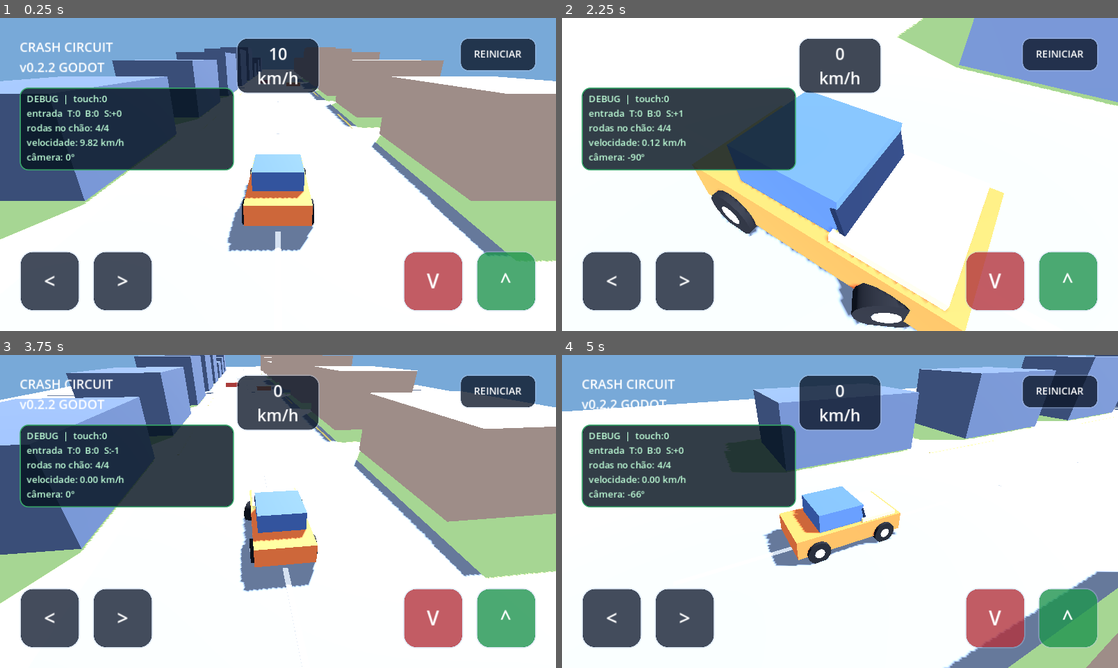
Above: before the commit, frames 1-4 (two rows, left to right).
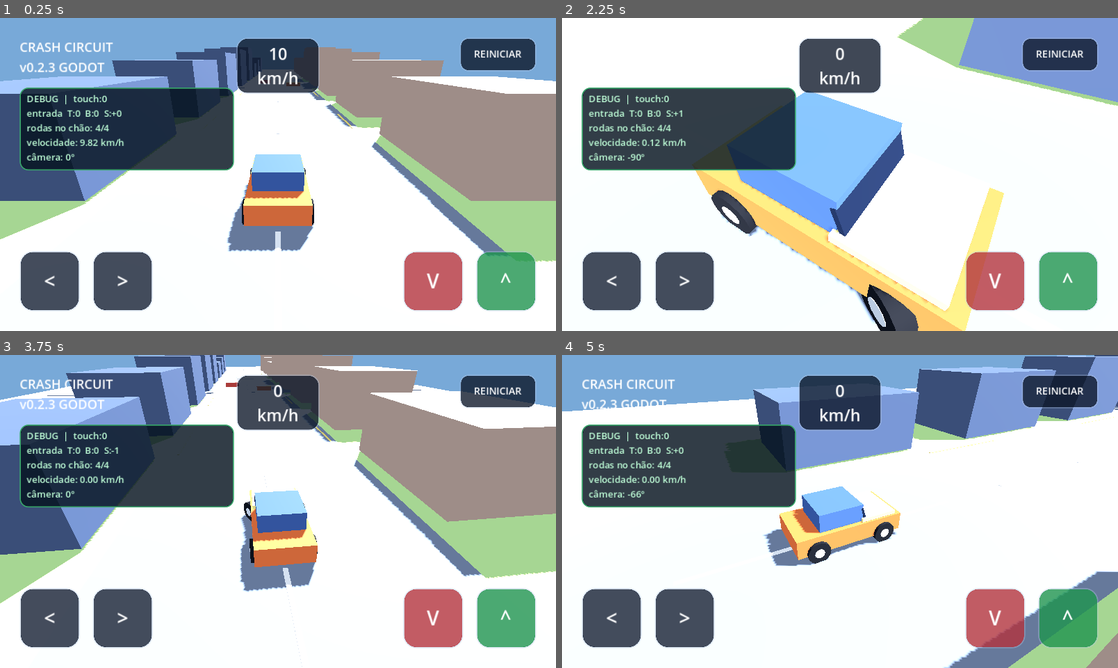
Above: after the commit, the same moments.

Repository: rasuda/Cargame-
Game: Godot game, scene res://scenes/main.tscn
The game is run twice, just before and just after one commit, with the same random seed, the same clock (stepped at 60 frames per second) and the same inputs.
Inputs (mouse positions are in pixels of both pictures, inside the frame that each line leads up to):
- Up to frame 1 (0.25 s): no input
- Up to frame 2 (2.25 s): move the mouse to (962, 158) at 0.52 s; hold D (steer_right) 0.53-1.25 s; tap C (cycle_camera) at 0.6, 2.1 s; click (962, 158) at 0.67 s; drag from (728, 190) to (812, 237) at 1.27 s; move the mouse to (895, 105) at 2.02 s; hold D (steer_right) from 2.03 s (still down)
- Up to frame 3 (3.75 s): release D (steer_right) at 2.75 s; drag from (250, 574) to (111, 464) at 2.77 s; move the mouse to (444, 558) at 3.52 s; hold A (steer_left) from 3.53 s (still down); tap C (cycle_camera) at 3.6 s
- Up to frame 4 (5 s): release A (steer_left) at 4.25 s; drag from (673, 464) to (756, 433) at 4.27 s

The runs differ from the first frame. In frame 1, less than 0.1% of the frame differs, in the area x 8-10%, y 15-18%; in frame 2, 1.2%, in the area x 49-65%, y 83-100%; in frame 3, less than 0.1%; in frame 4, less than 0.1%.

Commit message:
Bust Web cache and fix steering direction

Diff:
--- a/scripts/arcade_car.gd
+++ b/scripts/arcade_car.gd
@@ -36,7 +36,7 @@
 
 	engine_force = requested_engine * MAX_ENGINE_FORCE
 	brake = requested_brake * MAX_BRAKE_FORCE
-	steering = move_toward(steering, steering_input * MAX_STEERING, STEERING_SPEED * delta)
+	steering = move_toward(steering, -steering_input * MAX_STEERING, STEERING_SPEED * delta)
 
 	if global_position.y < -8.0 or abs(global_position.x) > 55.0:
 		reset_to_spawn()
--- a/scripts/hud.gd
+++ b/scripts/hud.gd
@@ -1,7 +1,7 @@
 class_name GameHud
 extends Control
 
-const VERSION := "v0.2.2 GODOT"
+const VERSION := "v0.2.3 GODOT"
 
 var title_label: Label
 var speed_label: Label
Not shown, changed: export_presets.cfg
Not shown, changed: .github/workflows/deploy.yml
